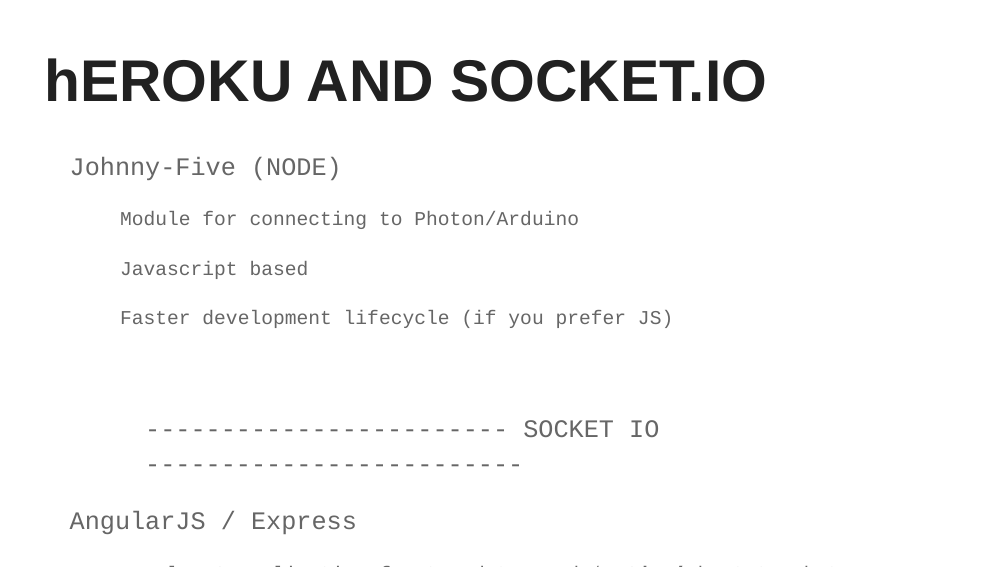
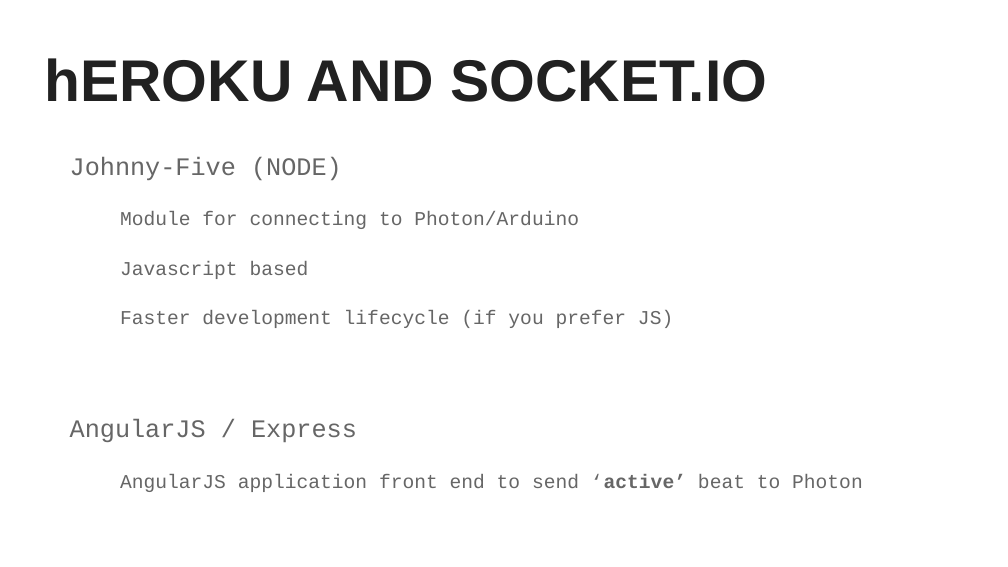
Before and after one commit to wbashir/knock-it, a slide deck: slide 7 of Knock-It_Deck.pptx (slide 6 before the commit). Drawn at 1008x567 pixels with LibreOffice and Linux fonts; fonts in the diff are those of the drawing. Boxes give left, top, right and bottom in pixels: in the first picture for what was removed or moved away, otherwise in the second. Text is boxed around its words. In the diff, an @@ line names an element or a change of style, - is before the commit and + after.

Commit message:
Update deck and add GIF

```diff
--- a/Knock-It_Deck.pptx
+++ b/Knock-It_Deck.pptx
@@ text at bbox=[523, 420, 659, 437]: paragraph removed @@
------------------------- SOCKET IO -------------------------
```
Also in this commit, not shown: 1 other slide changed, 3 slides added, 1 other file.
